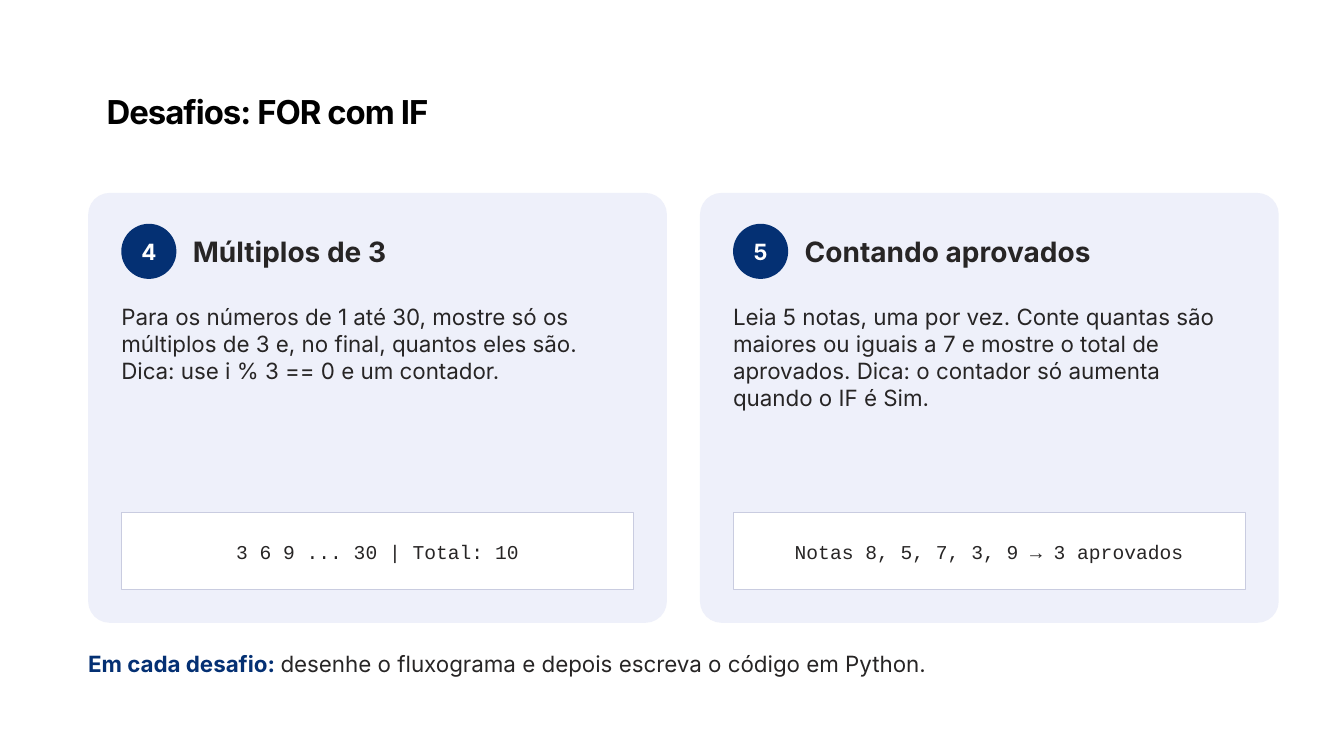
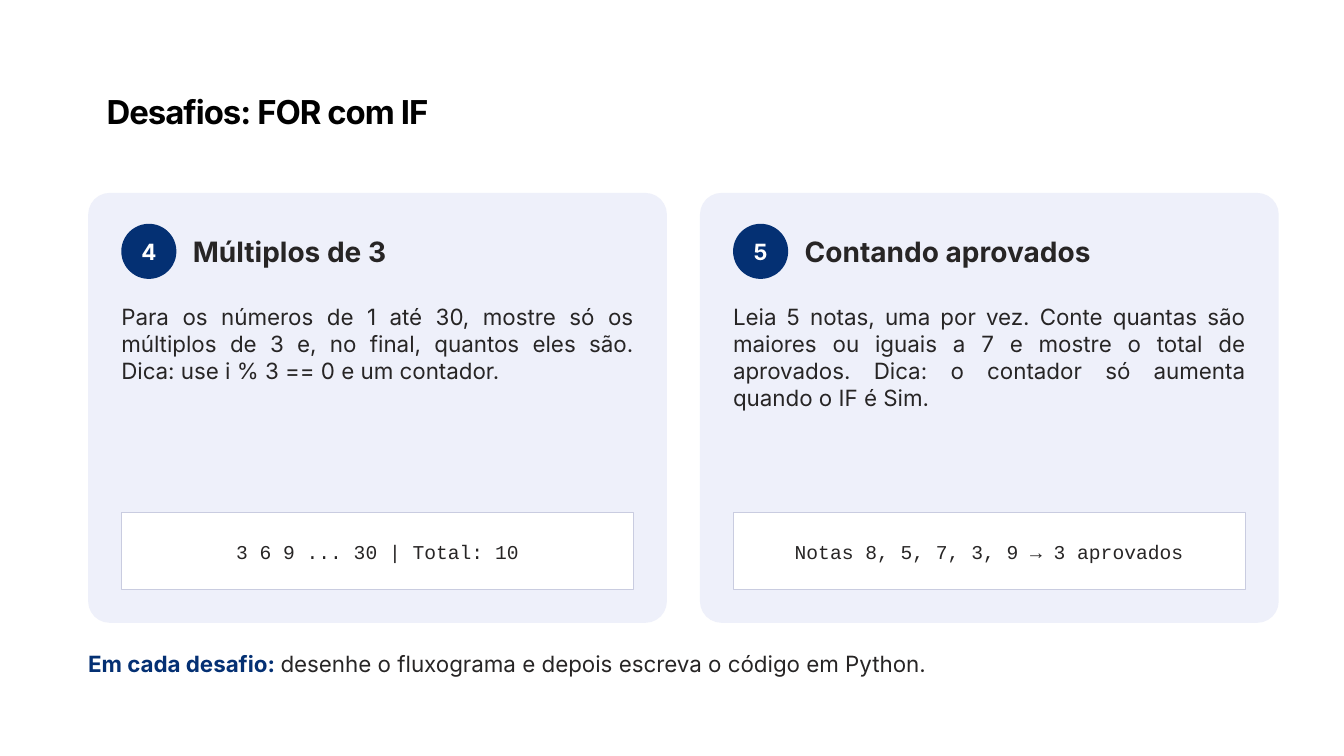
Before and after one commit to PedroMiho/UMC, a slide deck: slide 13 of ads/software-basico/aula06-estrutura-for-if/Aula_03_-_Laco_FOR_em_Fluxograma.pptx. Drawn at 1344x756 pixels with LibreOffice and Linux fonts; fonts in the diff are those of the drawing; background and template pictures are left out. Boxes give left, top, right and bottom in pixels: in the first picture for what was removed or moved away, otherwise in the second. Text is boxed around its words. In the diff, an @@ line names an element or a change of style, - is before the commit and + after.

```diff
--- a/ads/software-basico/aula06-estrutura-for-if/Aula_03_-_Laco_FOR_em_Fluxograma.pptx
+++ b/ads/software-basico/aula06-estrutura-for-if/Aula_03_-_Laco_FOR_em_Fluxograma.pptx
@@ text "Para os números de 1 ..." at <box>121,308,633,380</box>: alignment left to justified @@
@@ text "Leia 5 notas, uma por ..." at <box>733,308,1245,411</box>: alignment left to justified @@
```
Also in this commit, not shown: 1 other slide changed, 1 other file.
